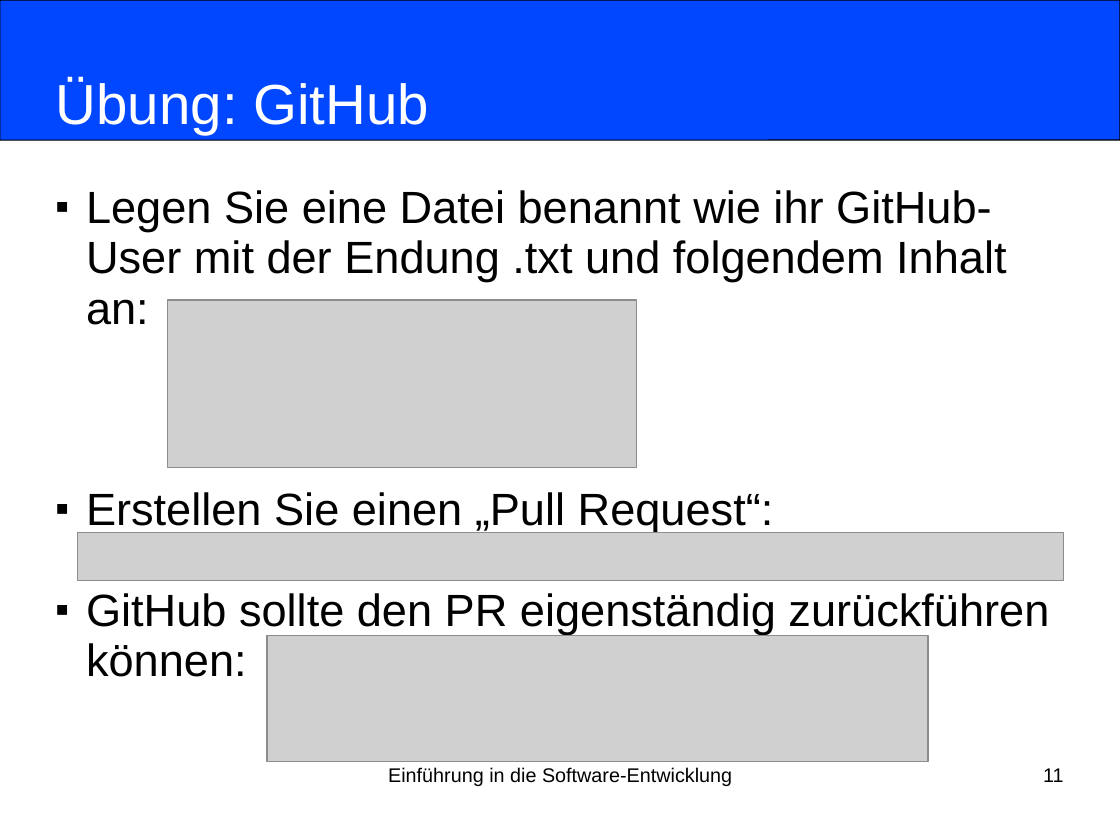
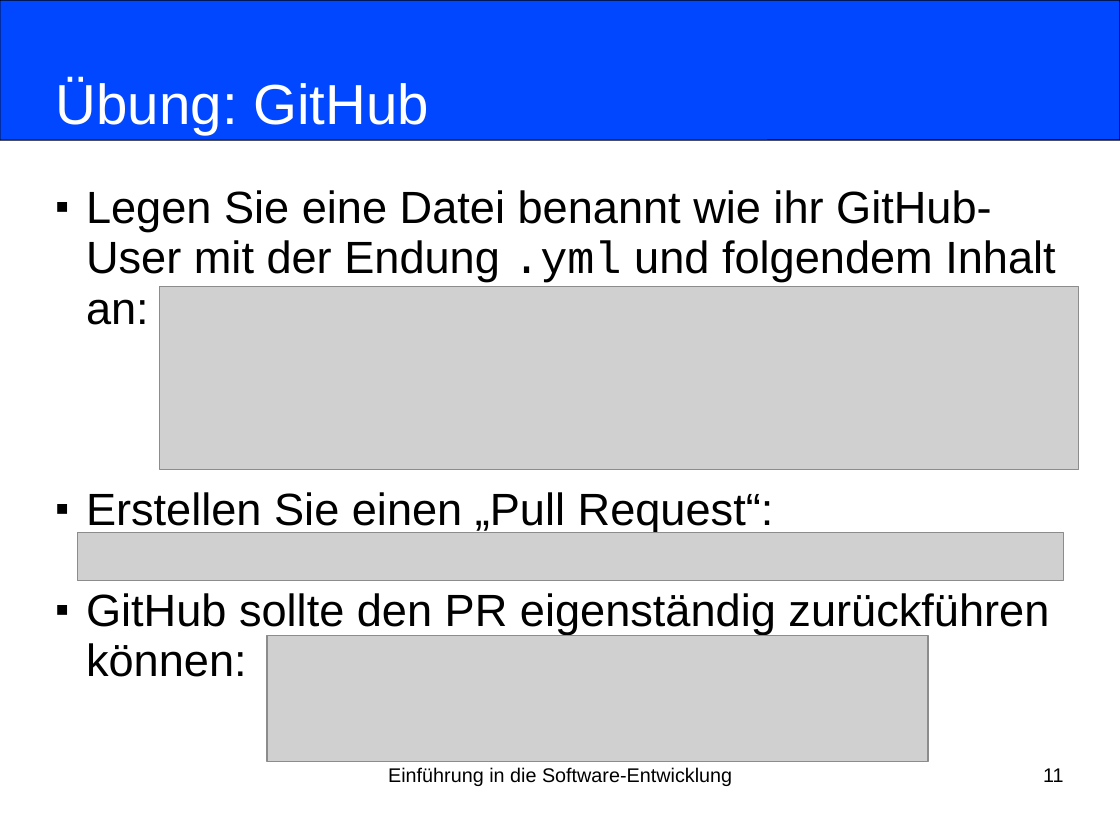
Before and after one commit to nordakademie-einfuehrung-java/vorlesungsskript, a slide deck: slide 11 of folien/Semester_03_Termin_01_Intro.ppt. Drawn at 1120x840 pixels with LibreOffice and Linux fonts; fonts in the diff are those of the drawing; grey boxes stand for pictures. Boxes give left, top, right and bottom in pixels: in the first picture for what was removed or moved away, otherwise in the second. Text is boxed around its words. In the diff, an @@ line names an element or a change of style, - is before the commit and + after.

```diff
--- a/folien/Semester_03_Termin_01_Intro.ppt
+++ b/folien/Semester_03_Termin_01_Intro.ppt
@@ subtitle at (x1=86, y1=190, x2=1055, y2=325): text changed @@
-■ Legen Sie eine Datei benannt wie ihr GitHub-User mit der Endung .txt und folgendem Inhalt an:
+■ Legen Sie eine Datei benannt wie ihr GitHub-User mit der Endung .yml und folgendem Inhalt an:
@@ picture resized from (x1=168, y1=300, x2=637, y2=468) to (x1=160, y1=287, x2=1078, y2=470) @@
```
Also in this commit, not shown: 1 other file.
